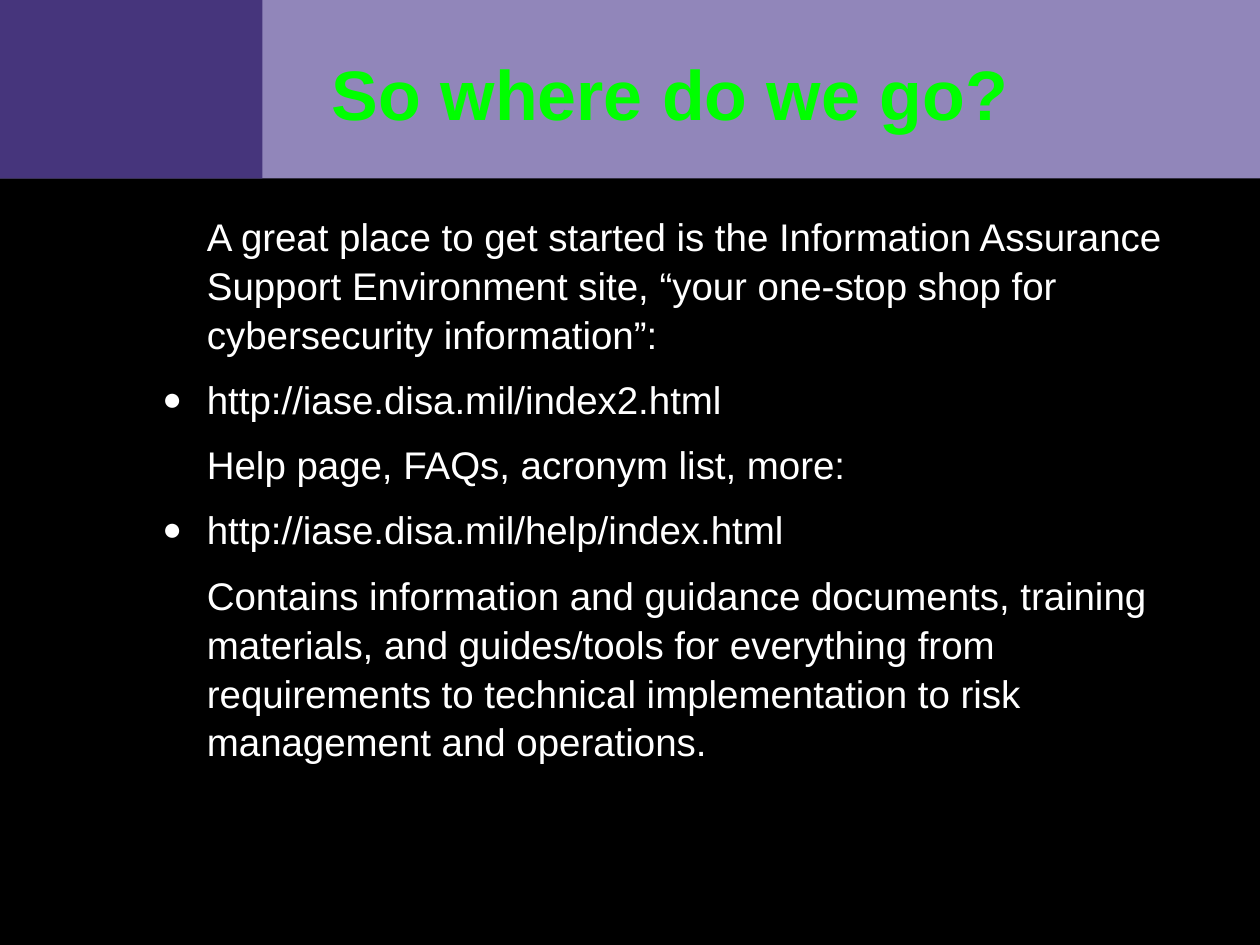
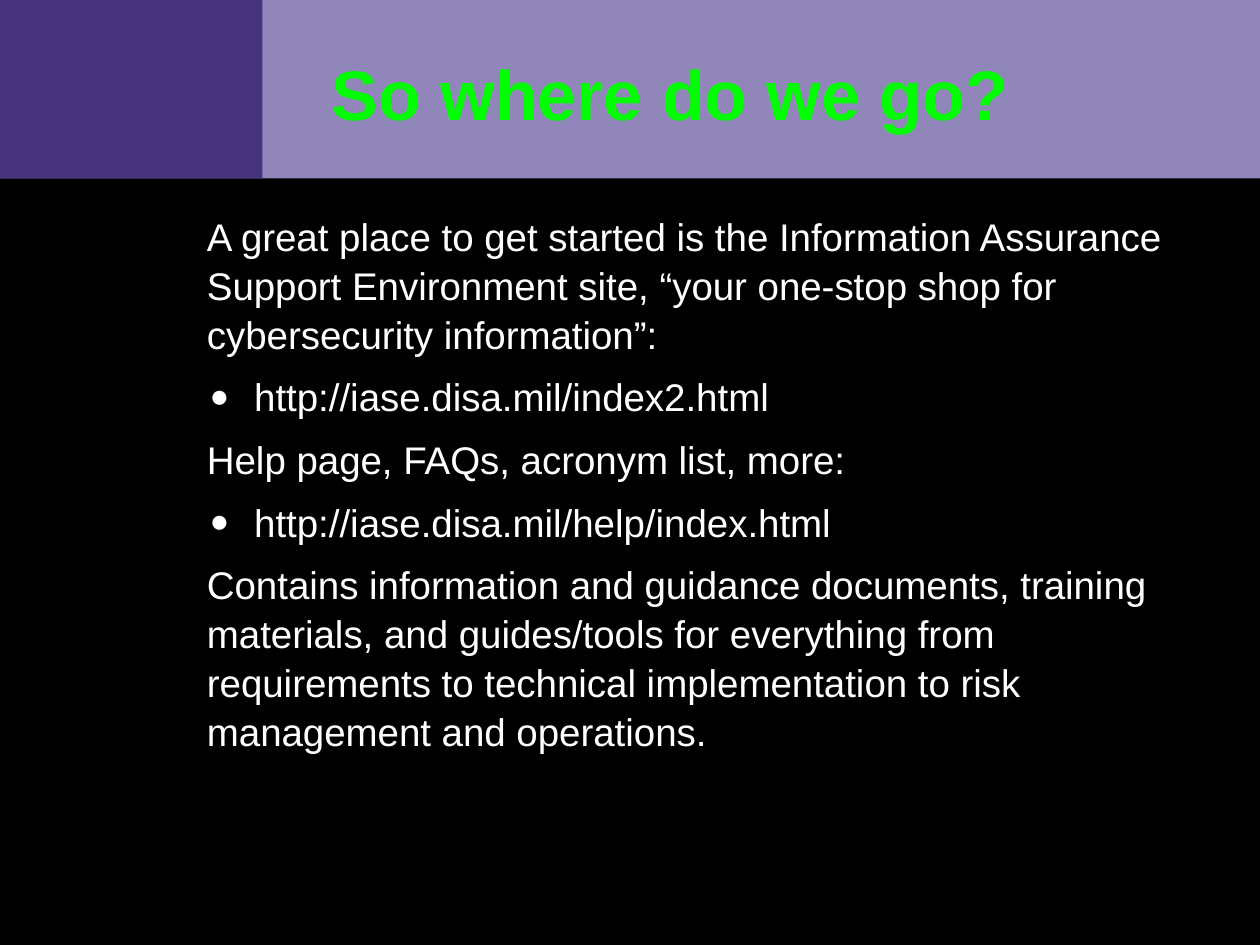
Before and after one commit to VCTLabs/elc2015-presentations, a slide deck: slide 4 of security_IoT/security_assessment_slides.odp. Drawn at 1260x945 pixels with LibreOffice and Linux fonts; fonts in the diff are those of the drawing; background and template pictures are left out. Boxes give left, top, right and bottom in pixels: in the first picture for what was removed or moved away, otherwise in the second. Text is boxed around its words. In the diff, an @@ line names an element or a change of style, - is before the commit and + after.

```diff
--- a/security_IoT/security_assessment_slides.odp
+++ b/security_IoT/security_assessment_slides.odp
@@ text at <box>254,383,831,544</box>: list level 1 to 2 in "http://iase.disa.mil/index2.html"; line spacing 28pt to 1; list level 1 to 2 in "http://iase.disa.mil/help/index.html" @@
```
Also in this commit, not shown: 12 other slides changed, 1 other file.
